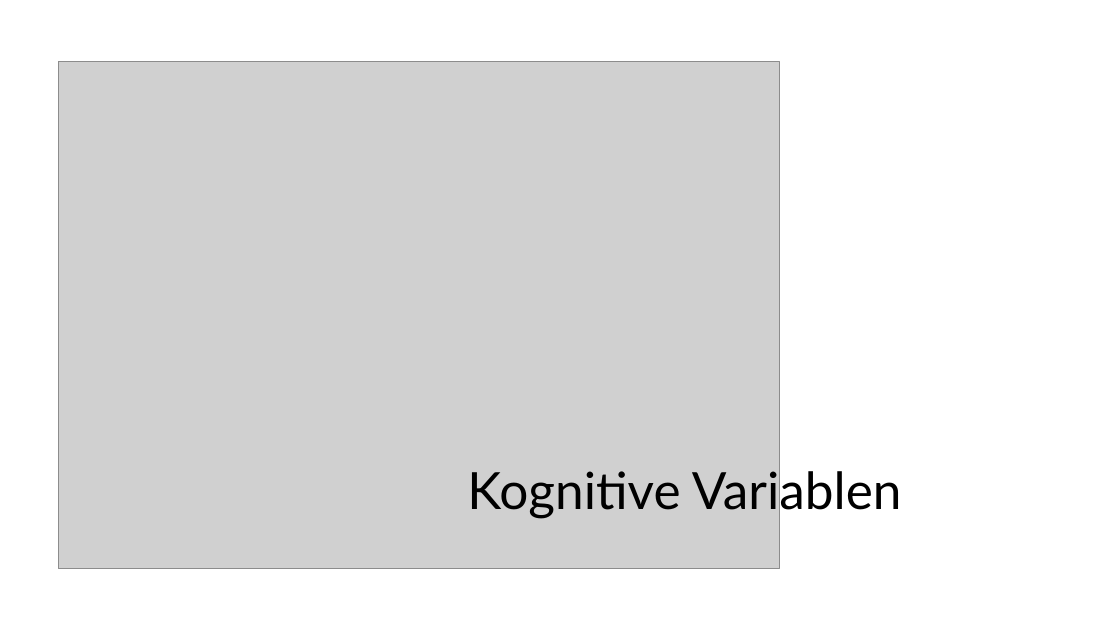
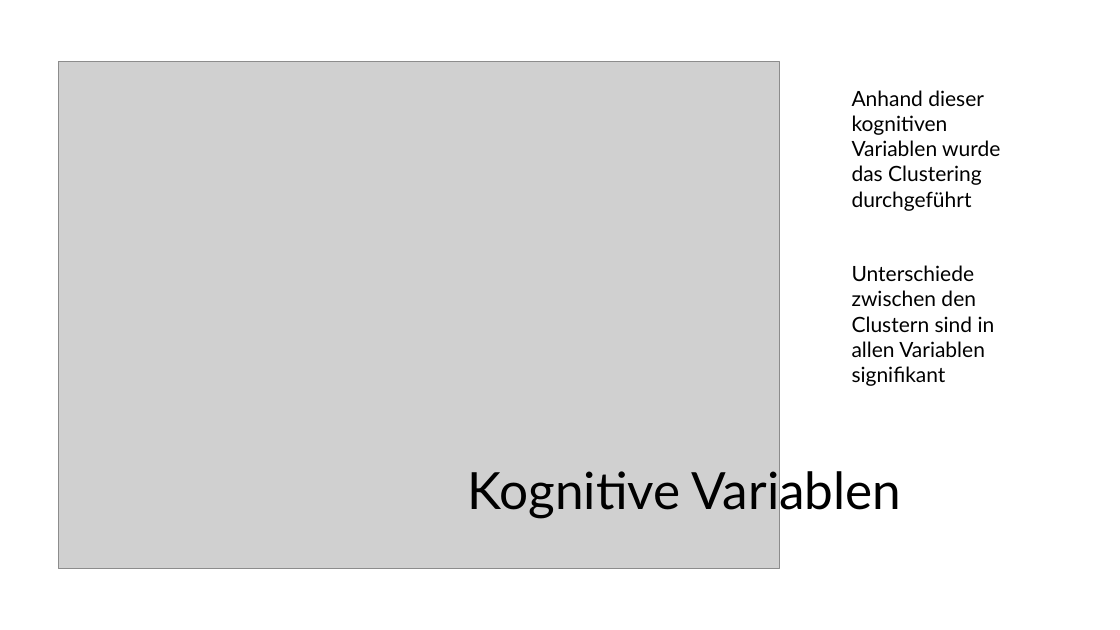
Before and after one commit to JankaMarlene/masters_thesis, a slide deck: slide 2 of presentations/EPOC1804.pptx. Drawn at 1120x630 pixels with LibreOffice and Linux fonts; fonts in the diff are those of the drawing; grey boxes stand for pictures. Boxes give left, top, right and bottom in pixels: in the first picture for what was removed or moved away, otherwise in the second. Text is boxed around its words. In the diff, an @@ line names an element or a change of style, - is before the commit and + after.

```diff
--- a/presentations/EPOC1804.pptx
+++ b/presentations/EPOC1804.pptx
@@ text added at [852, 90, 1000, 211], 18 pt, text #000000 @@
+Anhand dieser kognitiven Variablen wurde das Clustering durchgeführt
@@ text added at [852, 265, 995, 386], 18 pt, text #000000 @@
+Unterschiede zwischen den Clustern sind in allen Variablen signifikant
```
Also in this commit, not shown: 2 other slides changed, 1 slide added, 1 slide removed.
